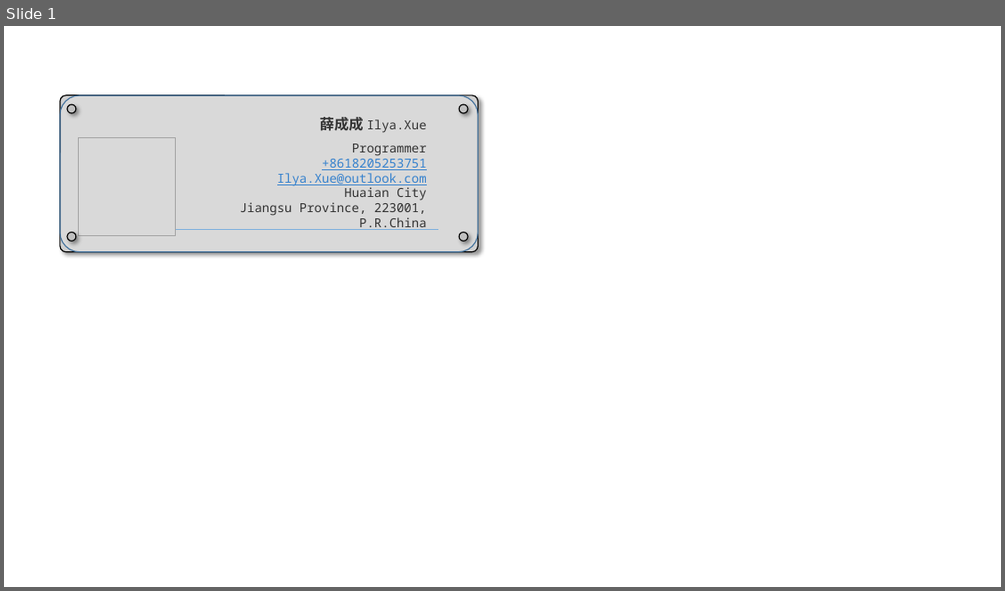
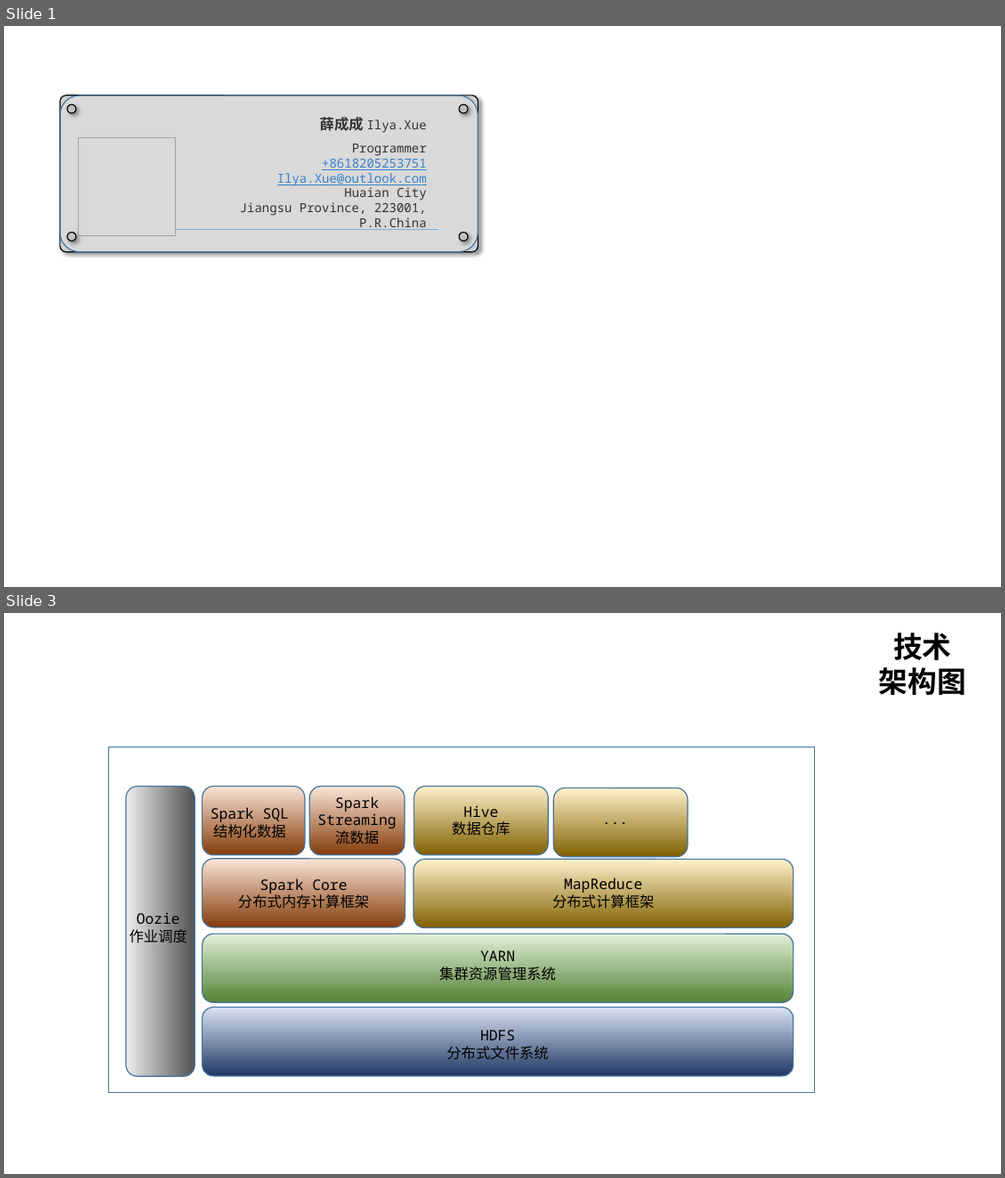
Before and after one commit to xuechengcheng1104/xuechengcheng1104.github.io, a slide deck: trunk/doc/30_ID.pptx. Shown one above the other, each under a label of ours: slide 1 before the commit, slides 1 and 3 after it; the slides between them are not shown. The pictures are 1005x591 and 1005x1178 pixels, drawn with LibreOffice and Linux fonts; fonts in the diff are those of the drawing; grey boxes stand for pictures; background and template pictures are left out. Boxes give left, top, right and bottom in pixels: in the first picture for what was removed or moved away, otherwise in the second. Text is boxed around its words. In the diff, an @@ line names an element or a change of style, - is before the commit and + after.

```diff
--- a/trunk/doc/30_ID.pptx
+++ b/trunk/doc/30_ID.pptx
@@ slide 3 added at [4, 613, 1001, 1174], background picture (left out) @@
@@ text added at [879, 633, 966, 695], 28 pt, text #000000, bold @@
+技术
+架构图
@@ rectangle added at [109, 747, 815, 1093], outline #43739E 1 pt @@
@@ rounded rectangle added at [126, 786, 194, 1076], fill gradient #EDEDED to #525252, outline #43739E 1 pt @@
@@ rounded rectangle added at [202, 787, 305, 855], fill gradient #FBE5D6 to #843C0B, outline #43739E 1 pt @@
@@ rounded rectangle added at [310, 787, 404, 855], fill gradient #FBE5D6 to #843C0B, outline #43739E 1 pt @@
@@ text added at [317, 796, 396, 844], 14 pt, text #000000 @@
+Spark Streaming
+流数据
@@ rounded rectangle added at [413, 787, 548, 855], fill gradient #FFF2CC to #806000, outline #43739E 1 pt @@
@@ rounded rectangle added at [554, 788, 688, 857], fill gradient #FFF2CC to #806000, outline #43739E 1 pt @@
@@ text added at [210, 807, 289, 838], 14 pt, text #000000 @@
+Spark SQL
+结构化数据
@@ text added at [452, 806, 510, 835], 14 pt, text #000000 @@
+Hive
+数据仓库
@@ text added at [569, 806, 662, 831], 14 pt, text #000000 @@
+...
@@ rounded rectangle added at [202, 859, 404, 927], fill gradient #FBE5D6 to #843C0B, outline #43739E 1 pt @@
@@ text added at [238, 878, 369, 908], 14 pt, text #000000 @@
+Spark Core
+分布式内存计算框架
@@ rounded rectangle added at [413, 859, 793, 928], fill gradient #FFF2CC to #806000, outline #43739E 1 pt @@
@@ text added at [552, 877, 654, 908], 14 pt, text #000000 @@
+MapReduce
+分布式计算框架
@@ text added at [129, 910, 187, 946], 14 pt, text #000000 @@
+Oozie
+作业调度
@@ rounded rectangle added at [202, 933, 793, 1003], fill gradient #E2F0D9 to #548235, outline #43739E 1 pt @@
@@ text added at [439, 950, 556, 981], 14 pt, text #000000 @@
+YARN
+集群资源管理系统
@@ rounded rectangle added at [202, 1007, 793, 1076], fill gradient #DAE3F3 to #203864, outline #43739E 1 pt @@
@@ text added at [446, 1030, 548, 1060], 14 pt, text #000000 @@
+HDFS
+分布式文件系统
```
Also in this commit, not shown: 1 slide changed, 2 slides removed, 5 other files.
